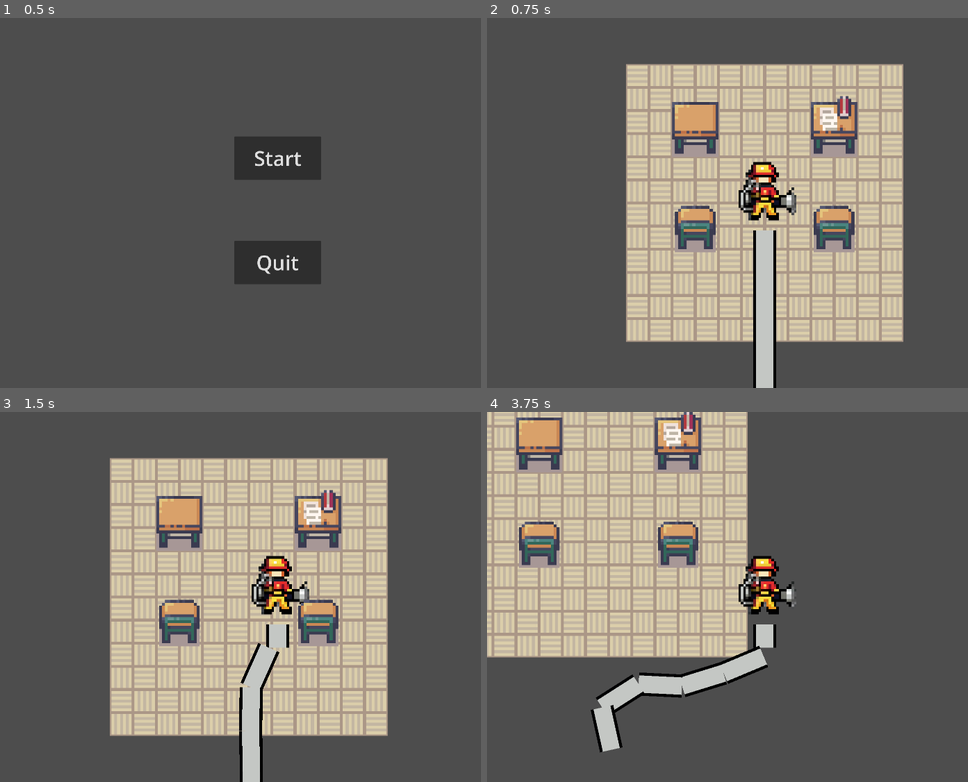
Above: before the commit, frames 1-4 (two rows, left to right).
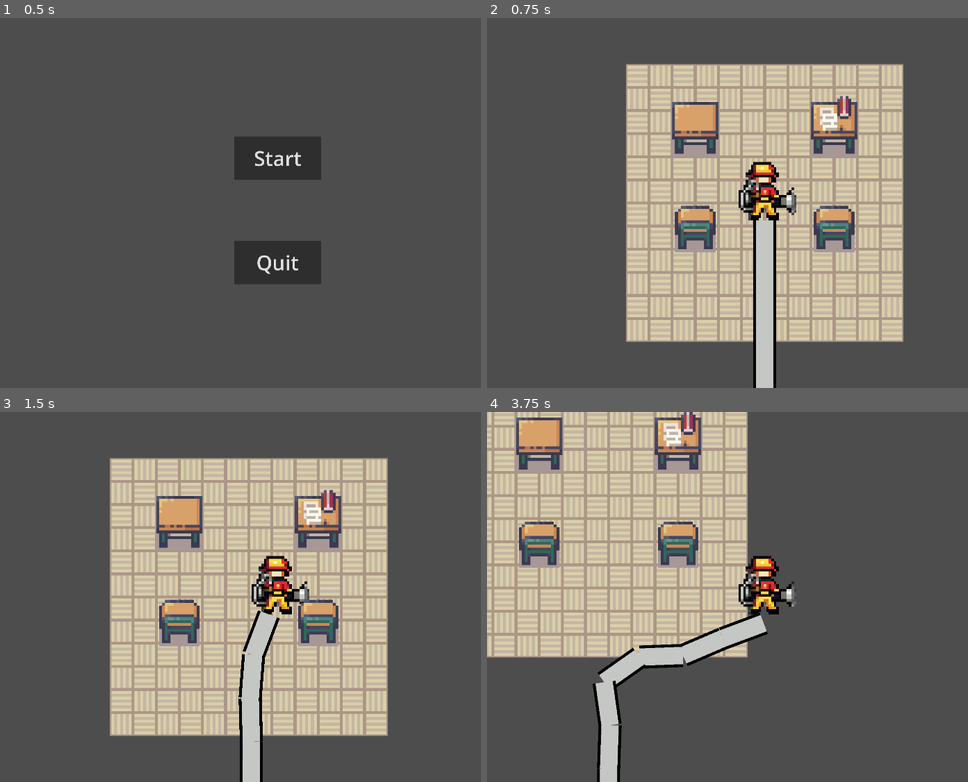
Above: after the commit, the same moments.

Repository: cxhuy/Firefighter_Prototype
Game: Godot game, scene res://Scenes/main.tscn
Two runs of this game, one before a commit and one after it. Both use one fixed random seed, a clock stepped at 60 frames per second and the inputs below.
Inputs:
- Up to frame 1 (0.5 s): no input
- Up to frame 2 (0.75 s): click "Start" at 0.5 s
- Up to frame 3 (1.5 s): tap Enter at 1.25 s; hold Right (ui_right) from 1.28 s (still down)
- Up to frame 4 (3.75 s): release Right (ui_right) at 2.03 s; hold Down (ui_down) 2.03-2.78 s; hold Right (ui_right) 2.78-3.53 s; hold Up (ui_up) from 3.53 s (still down)

Frame 1 is identical in both runs. In frame 2, 0.1% of the frame differs, in the area x 55-61%, y 54-58%; in frame 3, 1.1%; in frame 4, 5.1%, in the area x 21-61%, y 54-100%.

Commit message:
feat: automate rope generation

Diff:
--- a/Scenes/character.tscn
+++ b/Scenes/character.tscn
@@ -1,8 +1,11 @@
-[gd_scene load_steps=6 format=3 uid="uid://bxxmbt1qxarmo"]
+[gd_scene load_steps=7 format=3 uid="uid://bxxmbt1qxarmo"]
 
 [ext_resource type="Script" path="res://Scripts/character.gd" id="1_ffhdl"]
 [ext_resource type="Texture2D" uid="uid://cqb0776f0bnh1" path="res://Sprites/Character/Idle/idle_1.png" id="2_r3ryb"]
-[ext_resource type="PackedScene" uid="uid://4f4rc0iea683" path="res://Scenes/hose.tscn" id="3_ggwlp"]
+[ext_resource type="Script" path="res://Scenes/hose.gd" id="4_3yu02"]
+
+[sub_resource type="CircleShape2D" id="CircleShape2D_vsgay"]
+radius = 2.0
 
 [sub_resource type="SpriteFrames" id="SpriteFrames_apx7x"]
 animations = [{
@@ -24,6 +27,11 @@
 collision_mask = 2
 script = ExtResource("1_ffhdl")
 
+[node name="StaticBody2D" type="StaticBody2D" parent="."]
+
+[node name="CollisionShape2D" type="CollisionShape2D" parent="StaticBody2D"]
+shape = SubResource("CircleShape2D_vsgay")
+
 [node name="AnimatedSprite2D" type="AnimatedSprite2D" parent="."]
 position = Vector2(1, -9)
 scale = Vector2(1.75, 1.75)
@@ -37,5 +45,6 @@
 [node name="Camera2D" type="Camera2D" parent="."]
 zoom = Vector2(5, 5)
 
-[node name="Hose" parent="." instance=ExtResource("3_ggwlp")]
+[node name="Hose" type="Node2D" parent="."]
 position = Vector2(0, 27)
+script = ExtResource("4_3yu02")
--- /dev/null
+++ b/Scenes/hose.gd
@@ -0,0 +1,24 @@
+extends Node2D
+
+var rope_segment = preload("res://Scenes/hose_segment.tscn")
+var rope_length = 10
+
+func _ready():
+	var previous_segment = null
+	for i in range(rope_length):
+		var segment_instance = rope_segment.instantiate()
+		segment_instance.position = Vector2(0, 30 * i)
+		add_child(segment_instance)
+		if previous_segment != null:
+			var joint = PinJoint2D.new()
+			joint.position = Vector2(0, 30 * (i - 1) + 15)
+			joint.node_a = previous_segment.get_path()
+			joint.node_b = segment_instance.get_path()
+			add_child(joint)
+		previous_segment = segment_instance
+		if i == 0:
+			var mainJoint = PinJoint2D.new()
+			mainJoint.position = Vector2(0, -15)
+			mainJoint.node_a = get_node("../StaticBody2D").get_path()
+			mainJoint.node_b = previous_segment.get_path()
+			add_child(mainJoint)
